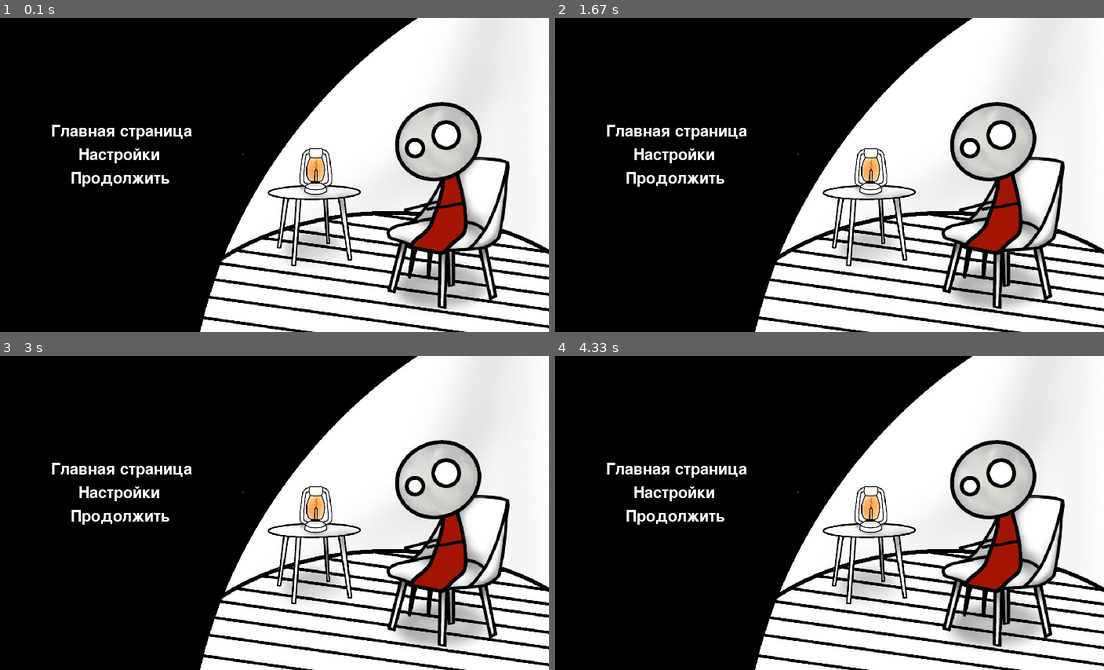
Above: before the commit, frames 1-4 (two rows, left to right).
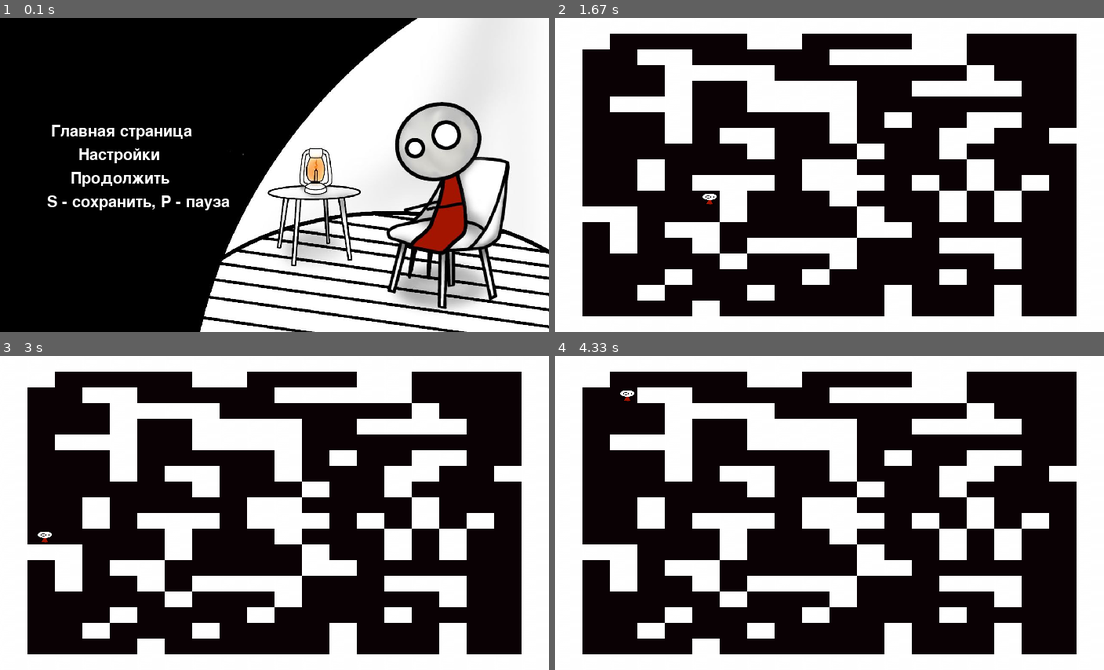
Above: after the commit, the same moments.

Repository: qpoe/pygame-project
Game: pygame game, started from main.py
Two runs of this game, one before a commit and one after it. Both use one fixed random seed, a clock stepped at 60 frames per second and the inputs below.
Inputs (mouse positions are in pixels of both pictures, inside the frame that each line leads up to):
- Up to frame 1 (0.1 s): no input
- Up to frame 2 (1.67 s): click (675, 156) at 0.38 s; hold Right 0.67-1.13 s; hold Up 1.17-1.47 s
- Up to frame 3 (3 s): hold Left 2-2.53 s; hold Down 2.57-2.87 s
- Up to frame 4 (4.33 s): hold Up 3.33-3.7 s; hold Right from 3.73 s (still down)

The runs differ from the first frame. In frame 1, 0.5% of the frame differs, in the area x 8-42%, y 56-62%; in frame 2, 55%, in the area x 0-100%, y 0-100%; in frame 3, 55%; in frame 4, 55%.

Commit message:
первый левл

Diff:
--- a/data/map.map
+++ b/data/map.map
@@ -1,80 +1,20 @@
-############################################################################################################################################
-############################################################################################################################################
-############################################################################################################################################
-############################################################################################################################################
-##
-##
-##
-##
-##
-##
-##
-##
-##
-##
-##
-##
-##
-##
-##
-##
-##
-##
-##
-##
-##
-##
-##
-##
-##
-##
-##
-##
-##
-##
-##
-##
-##
-##
-##
-##
-##
-##
-##
-##
-##
-##
-##
-##
-##
-##
-.
-.
-.
-@
-.
-.
-.
-.
-.
-##
-##
-##
-##
-##
-##
-##
-##
-##
-##
-##
-##
-##
-##
-##
-##
-##
-############################################################################################################################################
-############################################################################################################################################
-############################################################################################################################################
-############################################################################################################################################
+WWWWWWWWWWWWWWWWWWWW
+WW     WW    WW    W
+W  WW     WWWWW    W
+W   WWWW       W   W
+W   W  WWWW  WWWW  W
+W WWW  WWWW        W
+W   W     W W  WW  W
+W   W WW  W   WW  WW
+W      W   W  W    W
+W  W     WW    W   W
+W  W WWW WWW W W W W
+W@    W   W   W W  W
+WWW   W    W  W W  W
+W W WW     WW      W
+W W  W WWWW   WWW  W
+W     W   W     W  W
+W   W    W    W    W
+W  W   W    W   W  W
+W    W      W   W  W
+WWWWWWWWWWWWWWWWWWWW
--- a/main.py
+++ b/main.py
@@ -2,7 +2,7 @@
 import sys
 
 import pygame
-
+import pickle
 
 def load_image(name, colorkey=None):
     fullname = os.path.join('data', name)
@@ -17,6 +17,13 @@
         print(f"Файл с изображением '{fullname}' не найден")
         sys.exit()
     image = pygame.image.load(fullname)
+    if colorkey is not None:
+        image = image.convert()
+        if colorkey == -1:
+            colorkey = image.get_at((0, 0))
+        image.set_colorkey(colorkey)
+    else:
+        image = image.convert_alpha()
     return image
 
 
@@ -50,14 +57,13 @@
 hero_group = pygame.sprite.Group()
 
 tile_images = {
-    'wall': pygame.transform.scale(load_image('white square.jpg'), (5,
-                                                                    5)),
-    'empty': pygame.transform.scale(load_image('download.png'), (5,
-                                                                 5))
+    'wall': pygame.transform.scale(load_image('break.jpg'), (35, 20)),
+    'empty': pygame.transform.scale(load_image('download.png'), (35, 20))
 }
-player_image = load_image('mar.png')
-
-tile_width, tile_height = 5, 5
+player_image = pygame.transform.scale(load_image('gg.jpg', -1), (35, 20))
+
+tile_width, tile_height = 35, 20
+current_level=1
 
 
 class Sprite(pygame.sprite.Sprite):
@@ -75,13 +81,18 @@
         super().__init__(hero_group)
         self.image = player_image
         self.rect = self.image.get_rect().move(
-            tile_width * pos_x + 10, tile_height * pos_y + 5)
+            tile_width * pos_x + 5, tile_height * pos_y + 5)
         self.pos = (pos_x, pos_y)
+        self.is_paused=False
 
     def move(self, x, y):
         self.pos = (x, y)
-        self.rect = self.image.get_rect().move(tile_width * self.pos[0] + 1,
+        self.rect = self.image.get_rect().move(tile_width * self.pos[0] + 5,
                                                tile_height * self.pos[1] + 1)
+        pygame.time.set_timer(30, 500)
+    def switch_pause(self):
+        self.is_paused=not self.is_paused
+
 
 
 class Tile(Sprite):
@@ -96,7 +107,8 @@
 def start_screen():
     intro_text = ["Главная страница",
                   "Настройки",
-                  "Продолжить"]
+                  "Продолжить",
+                  "S - сохранить, P - пауза"]
 
     screen = pygame.display.set_mode(size)
     clock = pygame.time.Clock()
@@ -104,7 +116,7 @@
     screen.blit(fon, (0, 0))
     font = pygame.font.Font(None, 30)
     text_coord = 125
-    intro_rect_x = [65, 100, 90]
+    intro_rect_x = [65, 100, 90, 60]
     for line in range(len(intro_text)):
         string_rendered = font.render(intro_text[line], 1, pygame.Color('white'))
         intro_rect = string_rendered.get_rect()
@@ -140,41 +152,40 @@
     with open(filename, 'r') as mapFile:
         level_map = [line.strip() for line in mapFile]
     max_width = max(map(len, level_map))
-    return list(map(lambda x: list(x.ljust(max_width, '.')), level_map))
+    return list(map(lambda x: list(x.ljust(max_width, ' ')), level_map))
 
 
 def generate_level(level):
     new_player, x, y = None, None, None
     for y in range(len(level)):
         for x in range(len(level[y])):
-            if level[y][x] == '.':
+            if level[y][x] == ' ':
                 Tile('empty', x, y)
-            elif level[y][x] == '#':
+            elif level[y][x] == 'W':
                 Tile('wall', x, y)
             elif level[y][x] == '@':
                 Tile('empty', x, y)
                 new_player = Player(x, y)
-                level[y][x] = "."
+                level[y][x] = " "
     return new_player, x, y
 
 
 def move(hero, movement):
     x, y = hero.pos
     if movement == "up":
-        if y > 0 and level_map[y - 1][x] == ".":
+        if y > 0 and level_map[y - 1][x] == " ":
             hero.move(x, y - 1)
     elif movement == "down":
-        if y < max_y - 1 and level_map[y + 1][x] == ".":
+        if y < max_y - 1 and level_map[y + 1][x] == " ":
             hero.move(x, y + 1)
     elif movement == "left":
-        if x > 0 and level_map[y][x - 1] == ".":
+        if x > 0 and level_map[y][x - 1] == " ":
             hero.move(x - 1, y)
     elif movement == "right":
-        if x < max_x - 1 and level_map[y][x + 1] == ".":
+        if x < max_x - 1 and level_map[y][x + 1] == " ":
             hero.move(x + 1, y)
 
 
-start_screen()
 level_map = load_level("map.map")
 hero, max_x, max_y = generate_level(level_map)
 pygame.mixer.music.load("data/sonata.mp3")
@@ -186,8 +197,6 @@
 move_left = False
 move_down = False
 move_up = False
-g = .2
-falling = True
 while running:
     for event in pygame.event.get():
         if event.type == pygame.QUIT:
@@ -197,21 +206,31 @@
                 move_left = True
             elif event.key == pygame.K_RIGHT:
                 move_right = True
+            elif event.key == pygame.K_DOWN:
+                move_down = True
+            elif event.key == pygame.K_UP:
+                move_up = True
+            if event.type==pygame.K_p:
+                hero.switch_pause()
+            # if event.type==pygame.K_s:
+            #     with open(f"data/save.dat", "wb")
         elif event.type == pygame.KEYUP:
             if event.key == pygame.K_LEFT:
                 move_left = False
             elif event.key == pygame.K_RIGHT:
                 move_right = False
-    if level_map[hero.pos[1] - 1][hero.pos[0]] == '.':
-        falling = True
-
-    if falling:
-        move(hero, 'down')
+            elif event.key == pygame.K_DOWN:
+                move_down = False
+            elif event.key == pygame.K_UP:
+                move_up = False
     if move_right:
         move(hero, "right")
     if move_left:
         move(hero, "left")
-
+    if move_up:
+        move(hero, "up")
+    if move_down:
+        move(hero, "down")
     screen.fill(pygame.Color("black"))
     sprite_group.draw(screen)
     hero_group.draw(screen)
Binary file added: data/break.jpg
Binary file added: data/gg.jpg
Binary file removed: data/white square.jpg
